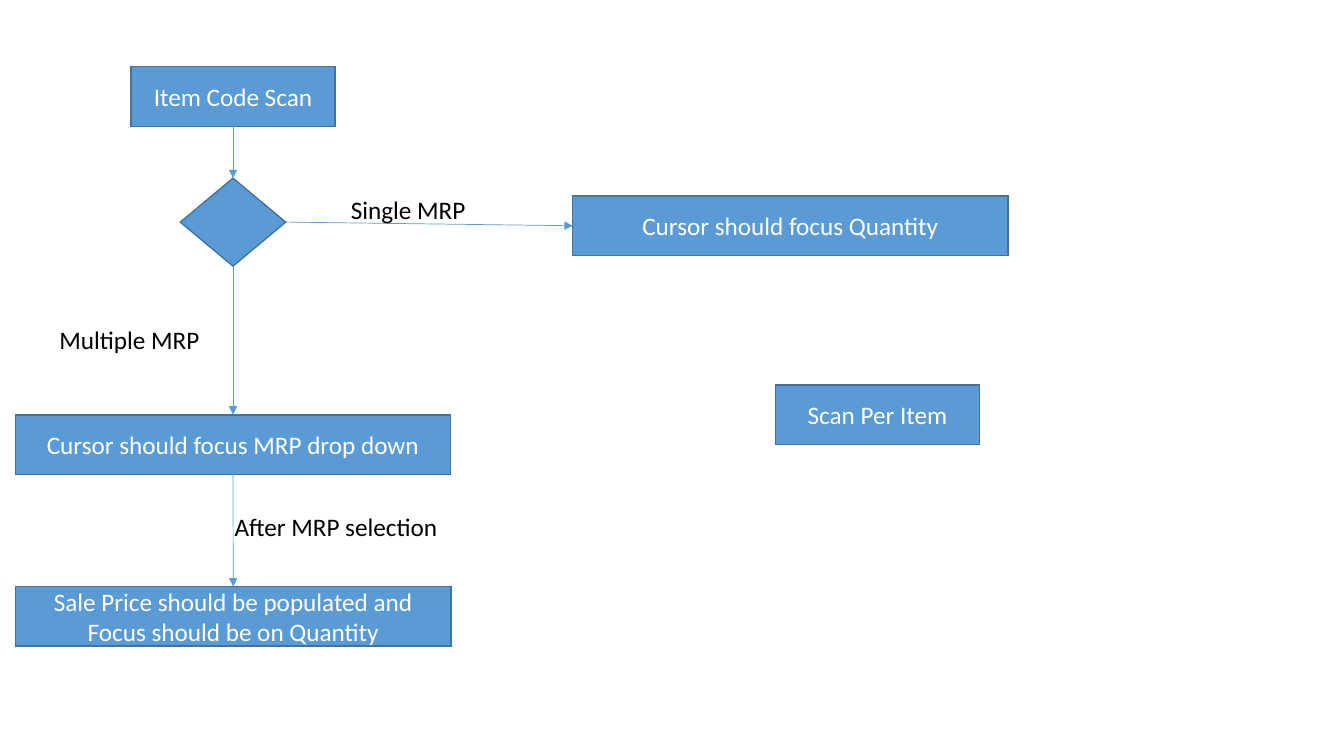
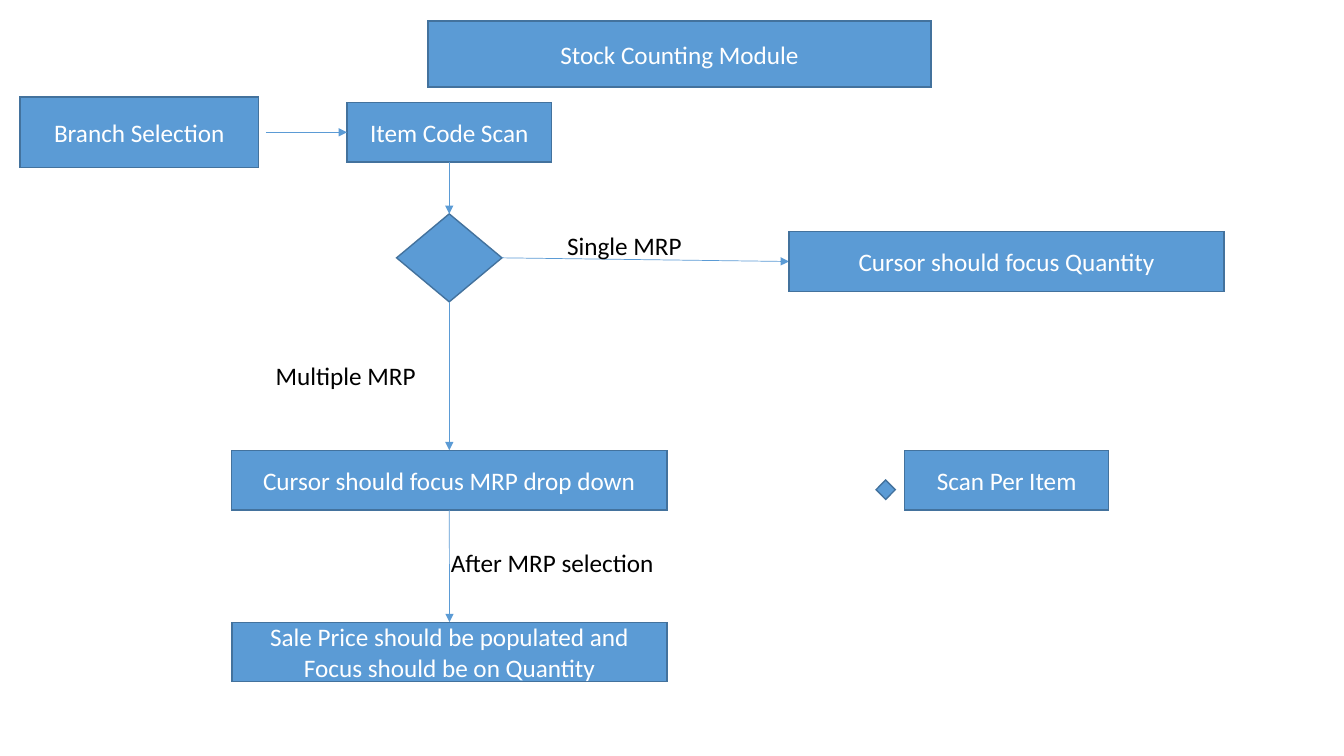
Before and after one commit to LNarendarReddy/InventoryControl, a slide deck: slide 2 of Requirement/Stock coutning flow.pptx (slide 1 before the commit). Drawn at 1344x756 pixels with LibreOffice and Linux fonts; fonts in the diff are those of the drawing. Boxes give left, top, right and bottom in pixels: in the first picture for what was removed or moved away, otherwise in the second. Text is boxed around its words. In the diff, an @@ line names an element or a change of style, - is before the commit and + after.

```diff
--- a/Requirement/Stock coutning flow.pptx
+++ b/Requirement/Stock coutning flow.pptx
@@ rectangle added at (427, 21, 931, 87), fill #5B9BD5, outline #43739E 1 pt, 18 pt, text #FFFFFF @@
+Stock Counting Module
@@ rectangle added at (20, 97, 258, 167), fill #5B9BD5, outline #43739E 1 pt, 18 pt, text #FFFFFF @@
+Branch Selection
@@ arrow added from (266, 132) to (347, 132), #5B9BD5 0.5 pt @@
@@ 4 rectangles, 4 arrows, 3 texts, 1 diamond: place and size @@
-4 rectangles, 4 arrows, 3 texts, 1 diamond at (15, 67, 1008, 646)
+4 rectangles, 4 arrows, 3 texts, 1 diamond at (232, 103, 1225, 682)
@@ rectangle "Scan Per Item": place and size @@
-rectangle "Scan Per Item" at (775, 385, 980, 445)
+rectangle "Scan Per Item" at (904, 451, 1109, 510)
@@ diamond added at (876, 480, 895, 499), fill #5B9BD5, outline #43739E 1 pt @@
```
Also in this commit, not shown: 1 slide added, 43 other files.
